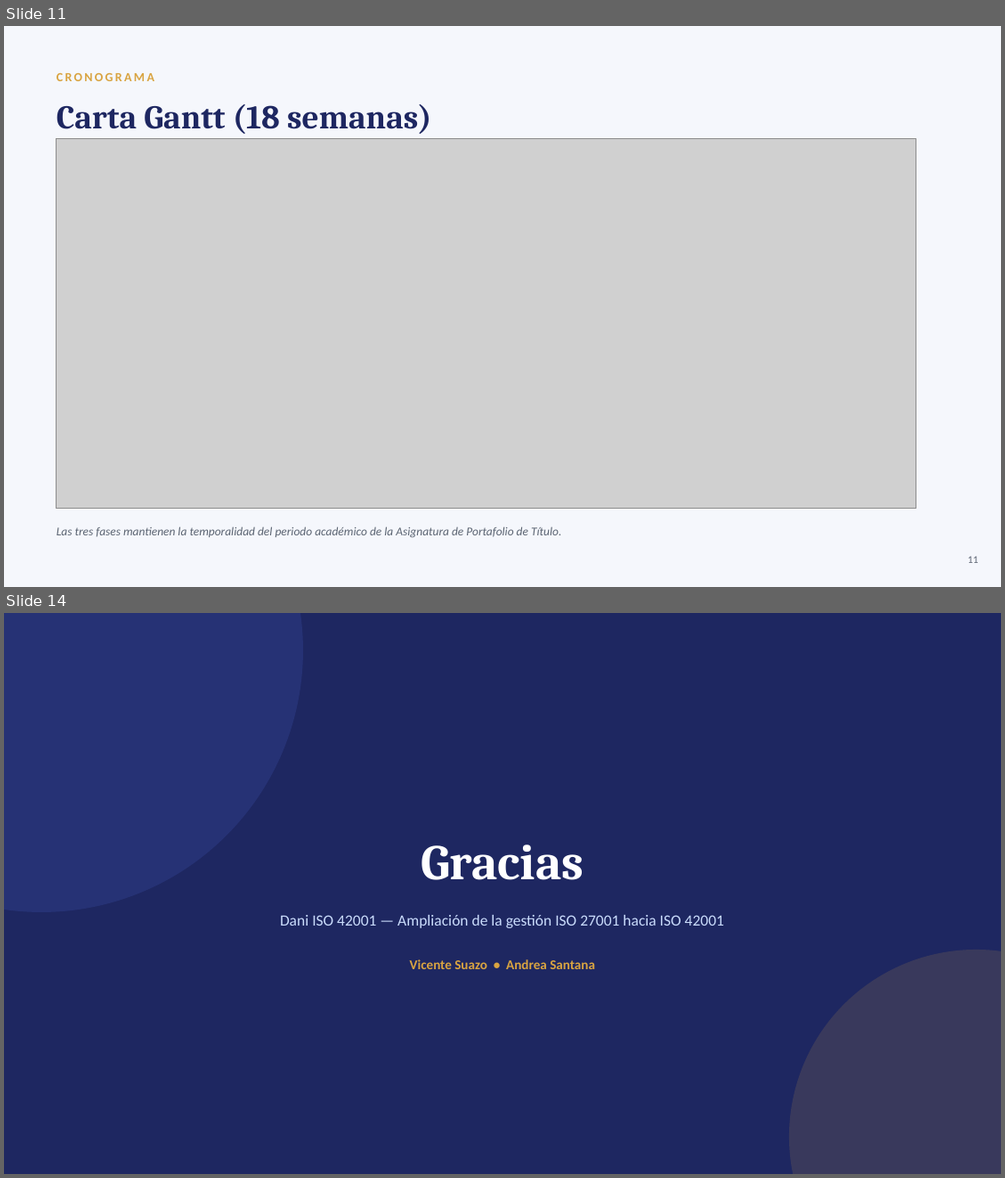
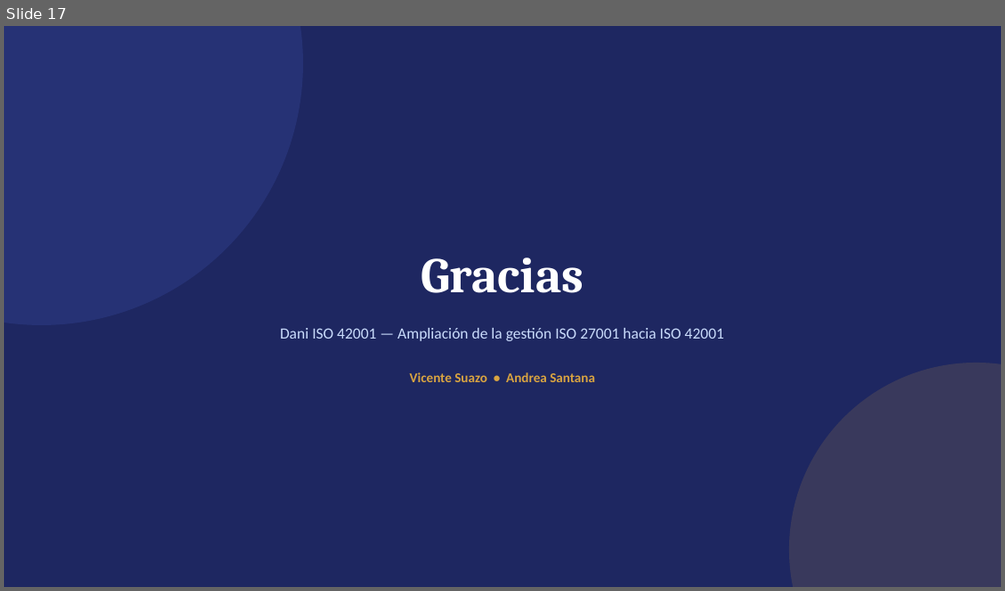
Before and after one commit to vicesuazo/Proyecto-Dani-ISO-42001, a slide deck: Fase 1/Evidencias Grupales/Dani_ISO_42001_Presentacion.pptx. Shown one above the other, each under a label of ours: slides 11 and 14 before the commit, slide 17 after it; the slides between them are not shown. The pictures are 1005x1178 and 1005x591 pixels, drawn with LibreOffice and Linux fonts; fonts in the diff are those of the drawing; grey boxes stand for pictures. Boxes give left, top, right and bottom in pixels: in the first picture for what was removed or moved away, otherwise in the second. Text is boxed around its words. In the diff, an @@ line names an element or a change of style, - is before the commit and + after.

```diff
--- a/Fase 1/Evidencias Grupales/Dani_ISO_42001_Presentacion.pptx
+++ b/Fase 1/Evidencias Grupales/Dani_ISO_42001_Presentacion.pptx
@@ slide 11 removed at box(4, 26, 1001, 587), background #F5F7FC @@
@@ text removed at box(57, 73, 154, 81) @@
-CRONOGRAMA
@@ text removed at box(57, 104, 432, 134) @@
-Carta Gantt (18 semanas)
@@ rectangle removed at box(57, 147, 101, 151) @@
@@ picture removed at box(57, 138, 916, 508) @@
@@ text removed at box(57, 526, 561, 538) @@
-Las tres fases mantienen la temporalidad del periodo académico de la Asignatura de Portafolio de Título.
@@ text removed at box(968, 556, 979, 563) @@
-11
@@ what was slide 14 is now slide 17 @@
```
Also in this commit, not shown: 12 slides changed, 4 slides added, 1 other file.
